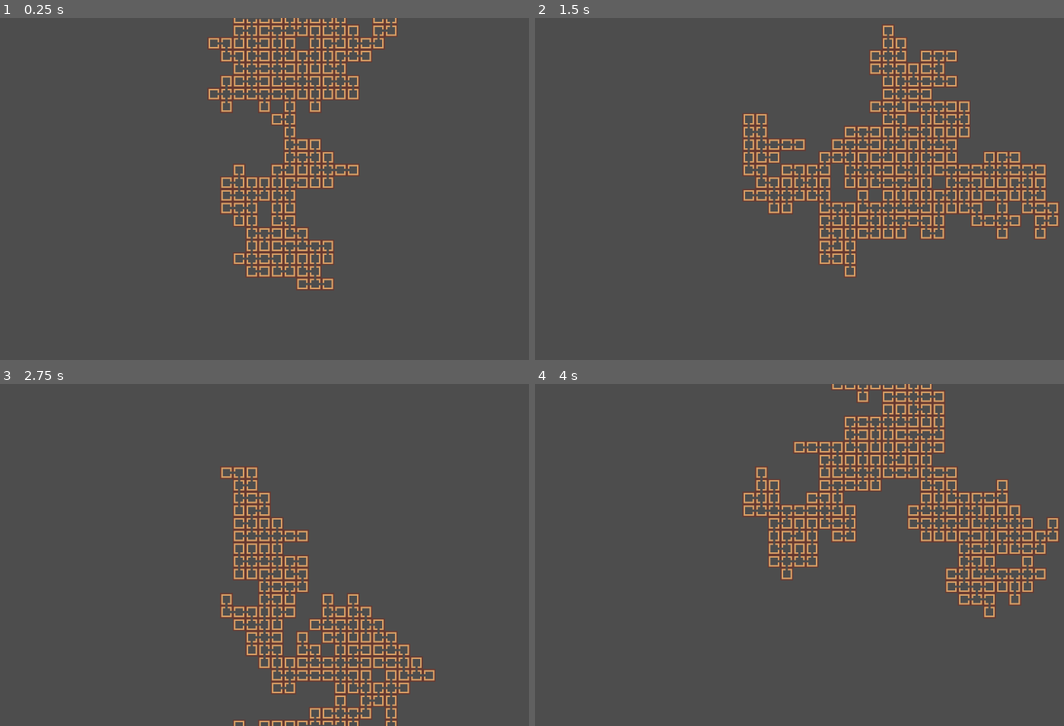
Above: before the commit, frames 1-4 (two rows, left to right).
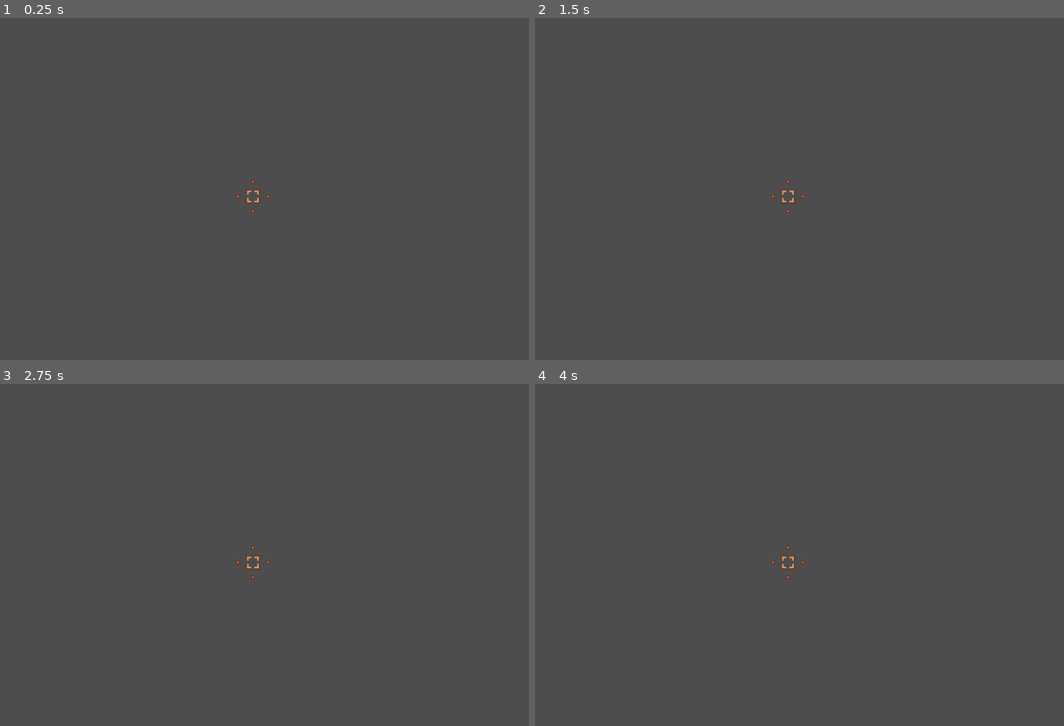
Above: after the commit, the same moments.

Repository: TreacherousDev/Treacherous
Game: Godot game, scene res://main/map_generator/map_generator.tscn
The game is run twice, just before and just after one commit, with the same random seed, the same clock (stepped at 60 frames per second) and the same inputs.
Inputs (mouse positions are in pixels of both pictures, inside the frame that each line leads up to):
- Up to frame 1 (0.25 s): no input
- Up to frame 2 (1.5 s): tap Enter (ui_accept) at 0.5, 0.6, 0.77, 1.07, 1.35 s; move the mouse to (915, 171) at 0.52 s; hold Up (ui_up) 0.53-1.28 s; click (915, 171) at 0.67 s; move the mouse to (656, 206) at 1.27 s; click (656, 206) at 1.42 s
- Up to frame 3 (2.75 s): tap Enter (ui_accept) at 1.52, 1.82, 2.1 s; move the mouse to (306, 479) at 2.02 s; hold Up (ui_up) from 2.03 s (still down); click (306, 479) at 2.17 s
- Up to frame 4 (4 s): tap Enter (ui_accept) at 2.75, 2.85, 3.02, 3.32, 3.6, 3.77 s; move the mouse to (751, 623) at 2.77 s; click (751, 623) at 2.92 s; move the mouse to (963, 606) at 3.52 s; release Up (ui_up) at 3.53 s; click (963, 606) at 3.67 s

The runs differ from the first frame. In frame 1, 8.0% of the frame differs, in the area x 39-76%, y 0-80%; in frame 2, 11%, in the area x 39-99%, y 2-76%; in frame 3, 7.3%; in frame 4, 9.7%.

Commit message:
documentation update

Diff:
--- a/main/map_generator/map_generator.gd
+++ b/main/map_generator/map_generator.gd
@@ -1,69 +1,87 @@
 extends TileMap
 
-## test here2
-@export var max_tiles : int = 100
-const STARTING_ROOM_POSITION = Vector2i.ZERO
-const STARTING_ROOM_ID = 15
-var rng = RandomNumberGenerator.new()
-var cell_parent_position = {}
-var cell_parent_direction = {}
-var cell_depth = {}
-
-#arrays to manage cells that need to turn into rooms
-var active_cells = []
-var next_active_cells = []
-
-#counts the number of temporary nodes "dots" in the map which will be converted into rooms
-var tiles_expected_next_iteration = 0
-var tile_count = 0
+## for slowmo map generation
+var delay: float = 0.15
+
+## The number of rooms expected. This value will occasionally be off by 1 or 2 becausse a room can spawns 1 to 3 rooms.
+@export var map_size : int = 100
+
+## RNG reference used in all randomizing methods so maps can be replicated via seeding
+var rng := RandomNumberGenerator.new()
+
+## Key: cell positon
+## Value: cell position of parent cell
+var cell_parent_position := {}
+## Key: cell position
+## Value: cell direction of parent cell
+## up: 1, right: 2, down: 4, left: 8
+var cell_parent_direction := {}
+## Key: cell position
+## Value: cell depth, aka number of rooms to traverse before reaching the origin
+var cell_depth := {}
+
+## Arrays to manage cells that need to turn into rooms
+## The current active cells that the algorithm iterates through
+var active_cells := []
+## The next batch of active cells, that will be revalued to active cells after active cells is done iterating
+var next_active_cells := []
+
+## The number of temporary "dots" in the map which will be converted into rooms on the next iteration
+var rooms_expected_next_iteration: int = 0
+## The current number of rooms
+var current_map_size: int = 0
 
 func _ready():
 	randomize()
-	rng.set_seed(randi())
+	rng.set_seed(3)
 	start()
 
-#START METHOD
-#initialzes the algorithm from the origin
+
+func _process(_delta):
+	if Input.is_action_just_pressed("ui_accept"):
+		get_tree().reload_current_scene()
+	if Input.is_action_just_pressed("ui_up"):
+		run_algorithm()
+		print(map_size)
+		print(rng.seed)
+	if Input.is_key_pressed(KEY_ESCAPE):
+		get_tree().quit()
+
+## Path marker sprite
+@export var draw_path: Node2D
+#Draws a path from mouse click to origin
+#See draw_path.gd
+func _input(event):
+	if event is InputEventMouseButton:
+		if event.is_pressed():
+			var location = local_to_map(get_local_mouse_position())
+			draw_path.navigate_to_origin(location, cell_parent_position, tile_set.tile_size)
+
+
+################
+# START METHOD #
+################
+## Initialzes the algorithm from the origin
 func start():
-	var start_from = STARTING_ROOM_POSITION
-	var start_id = STARTING_ROOM_ID
+	var start_from = Vector2i.ZERO
+	var start_id = 15
 	set_cell(0, start_from, 0, Vector2i(start_id, 0))
 	cell_depth[start_from] = 0
 	mark_cells_to_fill_next(start_from)
 	active_cells.append(start_from)
-	run_algorithm()
-
-
-func _process(_delta):
-	if Input.is_action_just_pressed("ui_accept"):
-		get_tree().reload_current_scene()
-	if Input.is_action_just_pressed("ui_up"):
-		print(tile_count)
-		print(rng.seed)
-		print(closing_rooms.size())
-		print(expandable_closing_rooms.size())
-		print(expandable_closing_rooms_by_depth.size())
-
-#draws a path from mouse click to origin
-@export var draw_path: Node2D
-func _input(event):
-   # Mouse in viewport coordinates.
-	if event is InputEventMouseButton:
-		if event.is_pressed():
-			var location = local_to_map(get_local_mouse_position())
-			draw_path.navigate_to_origin(location, cell_parent_position, tile_set.tile_size)
-
-
+#	run_algorithm()
+
+
+## Tracker for how many times the run_algorithm() function executes
+var iterations: int = 0
+## The internal clock. It is how many times we run the algorithm on a single frame.
+## Higher means faster but more memory usage.
+@export var batch_size: int = 1
 
 #############
 # MAIN LOOP #
 #############
-
-var iterations = 0
-## This is the internal clock. It distributes the algorithm through multiple frames.
-## Without this, very large maps would cause stack overflow.
-## The number inputted is how many times we run the algorithm on a single frame. Higher means faster but more memory usage.
-@export var batch_size : int = 1
+## Recursively calls itself till the map size is achieved
 func run_algorithm():
 	iterations += 1
 	if iterations % batch_size == 0:
@@ -71,26 +89,29 @@
 
 	#randomize order so that one side doesnt have skewed chances of spawning rooms with more branches
 	active_cells = shuffle_array_with_seed(active_cells)
+
 	for cell in active_cells:
 		var cells_to_fill = get_cells_to_fill(cell)
 		cells_to_fill = shuffle_array_with_seed(cells_to_fill)
+
 		for cell_to_fill in cells_to_fill:
-
+			await get_tree().create_timer(delay).timeout
 			next_active_cells.append(cell_to_fill)
 			var room_selection = get_room_selection(cell_to_fill)
 			manipulate_map(cell_to_fill, room_selection)
 			spawn_room(cell_to_fill, room_selection)
 
-			tiles_expected_next_iteration -= 1
-			tile_count += 1
+			rooms_expected_next_iteration -= 1
+			current_map_size += 1
 
 	active_cells.clear()
 	active_cells = next_active_cells
 	next_active_cells = []
 
-	if tiles_expected_next_iteration != 0:
+	if rooms_expected_next_iteration != 0:
 		run_algorithm()
-	elif tile_count < max_tiles:
+	elif current_map_size < map_size:
+		await get_tree().create_timer(delay).timeout
 		expand_map()
 	else:
 		print("Map completed in ", iterations, " iterations and ", expand_count, " expansions")
@@ -115,28 +136,18 @@
 ##################
 
 #SPAWN ROOMS
-#pick a random available room if max tile threshold hasnt been met
-#spawn a closing rooms otherwise
-#
-#add closing rooom to expandable_closing_rooms so that it can be used as a reference
-#to expand the map, instead of traversing through every tile in the map which is way more costly
-#see expand_map()
+#pick a random available room from the selection
+#if selected room is a closing room, store it in a list, + more
 func spawn_room(cell_to_fill: Vector2i, room_selection: Array):
 	var select_random : int = rng.randi_range(0, room_selection.size() - 1)
 	var selected_room : int = room_selection[select_random]
 	var parent_direction : int = cell_parent_direction[cell_to_fill]
-	if tile_count + tiles_expected_next_iteration < max_tiles:
-		set_cell(0, cell_to_fill, 0, Vector2i(selected_room, 0))
-		if selected_room == parent_direction:
-			add_to_closing_rooms_and_check_expandability(cell_to_fill)
-	else:
-		set_cell(0, cell_to_fill, 0, Vector2i(parent_direction, 0))
+
+	set_cell(0, cell_to_fill, 0, Vector2i(selected_room, 0))
+	if selected_room == parent_direction:
 		add_to_closing_rooms_and_check_expandability(cell_to_fill)
 
 	mark_cells_to_fill_next(cell_to_fill)
-	#track max cell depth
-	if cell_depth[cell_to_fill] > max_cell_depth:
-		max_cell_depth = cell_depth[cell_to_fill]
 
 #GET WALL OPENINGS
 #input: position of cell
@@ -158,7 +169,6 @@
 #GET CELLS TO FILL
 #input: position of cell
 #output: list of cells to fill according to the cell's open branches, excluding the branch to parent
-#ex: (0,0) -> (0, 1), (1, 0), (-1, 0), (0, -1)
 func get_cells_to_fill(cell: Vector2i) -> Array:
 	var room_id: int = get_cell_atlas_coords(0, cell).x
 	var open_directions : Array = get_branch_directions_of_room(room_id)
@@ -187,7 +197,6 @@
 func get_branch_directions_of_room(number: int) -> Array:
 	var direction_numbers := [8, 4, 2, 1]
 	var result := []
-
 	for i in direction_numbers.size():
 		var direction_number = direction_numbers[i]
 		if number >= direction_number:
@@ -224,10 +233,8 @@
 #GET POWERSET
 #input set: possible elements (directions)
 #output set: all combinations of possible directions, including empty
-#
 #we include empty because we will append the parent direction to each element in this array
 #so each element will have the parent direction plus other possible combinations
-#
 #this is more efficient than appending the parent direction beforehand, getting the non-empty powerset,
 #and filtering out those that dont have the parent direction as an elelment
 func get_powerset(input_set: Array) -> Array:
@@ -243,7 +250,6 @@
 #GET POSSIBLE ROOMS
 #input set: possible combinations from powerset
 #output set: possible combinations with parent direction appended to each element
-#
 #by default, the parent direction will always not be included because get_wall_openings detects the direction as blocked
 #so we append the parent direction to each array in the array to get the possible spawnable rooms
 func get_possible_rooms(input_set: Array, number_to_append: int) -> Array:
@@ -263,7 +269,7 @@
 	var cells_to_fill_next = get_cells_to_fill(cell)
 	for cell_to_fill_next in cells_to_fill_next:
 		set_cell(0, cell_to_fill_next, 0, Vector2i.ZERO)
-		tiles_expected_next_iteration += 1
+		rooms_expected_next_iteration += 1
 		check_if_neighbor_is_expandable_closing_room(cell_to_fill_next)
 
 
@@ -276,14 +282,19 @@
 #MANIPULATE MAP
 #all methods to manipulate map structure goes here
 func manipulate_map(cell: Vector2i, room_selection: Array):
+	# DEFAULT: Closes the map if the map size is already achieved
 	var parent_direction: int = cell_parent_direction[cell]
-	#disable spawning closing rooms if there are few spawnable rooms on the next iteration
-#	if tiles_expected_next_iteration < 2:
-#		delete_room_from_pool(parent_direction, room_selection)
-	if tiles_expected_next_iteration > 4:
+	if current_map_size + rooms_expected_next_iteration >= map_size:
 		force_spawn_closing_room(parent_direction, room_selection)
-#	if cell.x > 3:
-#		force_spawn_closing_room(parent_direction)
+
+	####################
+	# EDITABLE PORTION #
+	####################
+
+	if rooms_expected_next_iteration > 1:
+		force_spawn_closing_room(parent_direction, room_selection)
+#		if tiles_expected_next_iteration < 2:
+#		delete_room_from_pool(parent_direction, room_selection#
 
 #ADD ROOM TO POOL
 #input: room added to pool and how many times to add
@@ -317,17 +328,31 @@
 # FUNCTIONS FOR HANDLING MAP EXPANSION #
 ########################################
 
+enum expand_modes {MAX, MIN, RANDOM, CUSTOM}
+## How map expansion is handled [br]
+## max: picks a room from the highest available depth [br]
+## min: picks a room from the lowest available depth  [br]
+## random: picks a room from a random available depth [br]
+## custom: picks a room from a custom available depth [br]
+@export var expand_mode := expand_modes.MAX
+
+## list of rooms with only 1 opening direction
+var closing_rooms := []
+## list of closing rooms with more than 2 empty von neumann neighbors
+## Key: cell position
+## Value: number of empty von neuman neighbors
+var expandable_closing_rooms := {}
+## list of expandable closing rooms by depth
+## Key: depth
+## Value: array of expandable closing room keys that belong to that depth
+var expandable_closing_rooms_by_depth := {}
+
+## Tracker for how many times map expansion is requested
+var expand_count: int = 0
+
 #EXPAND MAP
-#if map gets forced to close by circumstance but the cell count isnt achieved yet, run this algorithm
-#creates an open branch from the available expandable closing rooms
-#this might need to be refactored in the future
-enum expand_modes {MAX, MIN, RANDOM, CUSTOM}
-@export var expand_mode = expand_modes.MAX
-var max_cell_depth : int = 0
-var closing_rooms = []
-var expandable_closing_rooms = {}
-var expandable_closing_rooms_by_depth = {}
-var expand_count : int = 0
+#if map gets forced to close by chance or circumstance but the cell count isnt achieved yet, run this algorithm
+#creates an open branch from one of the available expandable closing rooms
 func expand_map():
 	expand_count += 1
 	var room_to_open := get_room_to_open()
@@ -344,27 +369,26 @@
 	var room_selection = get_room_selection(room_to_open)
 	delete_room_from_pool(parent_direction, room_selection)
 	spawn_room(room_to_open, room_selection)
+	await get_tree().create_timer(delay).timeout
 	run_algorithm()
 
 #GET ROOM TO OPEN
-#searches for expandable closing room according to mode
-#max: starts at max depth and searches down
-#min: starts at min depth and searches up
-#random: picks a random available expandable closing room
-#custom: starts from a declared cell depth, then searches up and down from there
+#Selects 1 room from the list of expandable closing rooms depending on the value of expand_mode
 func get_room_to_open() -> Vector2i:
 	var room_to_open := Vector2i.ZERO
-
-	#on very ultra rare cases (that are still technically possible), there wont be any expandable closing rooms
+	var available_depths = expandable_closing_rooms_by_depth.keys()
+	#on very ultra rare cases (that are still in theory possible), there wont be any expandable closing rooms
 	#so we return early and print an error after
-	if expandable_closing_rooms_by_depth.is_empty():
+	if available_depths.is_empty():
 		return Vector2i.ZERO
 
-	var available_depths = expandable_closing_rooms_by_depth.keys()
 	available_depths.sort()
-	var min_d = 0
-	var max_d = available_depths.size() - 1
-	var room_selection = []
+
+	var min_d: int = 0
+	var max_d: int = available_depths.size() - 1
+	var random_d: int = rng.randi_range(min_d, max_d)
+	var room_selection := []
+
 	match expand_mode:
 		expand_modes.MAX:
 			var from_max_depth: int = available_depths[max_d]
@@ -373,11 +397,12 @@
 			var from_min_depth: int = available_depths[min_d]
 			room_selection = expandable_closing_rooms_by_depth[from_min_depth]
 		expand_modes.RANDOM:
-			var from_random_depth : int = available_depths[rng.randi_range(min_d, max_d)]
+			var from_random_depth: int = available_depths[random_d]
 			room_selection = expandable_closing_rooms_by_depth[from_random_depth]
 		expand_modes.CUSTOM:
 			var from_custom_depth: int = available_depths[max_d * 0.6]
 			room_selection = expandable_closing_rooms_by_depth[from_custom_depth]
+
 	room_to_open = select_random_element(room_selection)
 	return room_to_open
 
@@ -411,9 +436,10 @@
 		else:
 			expandable_closing_rooms_by_depth[depth] = [room]
 
-#CLOSING ROOM OPEN DIRECTIONS
-#reuses wall_openings but takes the number of elements instead of its individual elements
-#adds it to dictionary if it has at least 2 open directions
+#ADD TO EXPANDABLE CLOSING ROOMS
+#adds it to epxnandable closing rooms and expandable closing rooms by depth
+#if it has at least 2 open directions
+#for depth, creates a new entry if none is avaliable, otherwise append entry to existing array
 func add_to_expandable_closing_rooms(room):
 	var open_directions = get_wall_openings(room).size()
 	if open_directions >= 2:
@@ -436,8 +462,8 @@
 
 #UPDATE NEIGHBOR CLOSING ROOM
 #subtracts 1 from the value of the current expandable closing room
-#this is done because the expandable closing room has just found itself a new neighbor which occupies one of its expandable directions.
-#checks if the expandable closing room has less than 2 openings left after updating, and removes it from the list if true
+#this is done because it just found itself a new neighbor which occupies one of its expandable directions.
+#checks if it has less than 2 openings left after updating, and removes it from the list if true
 #this is a very cheap way to update the available open directions of every expandable closing room as we only update those
 #that are direct neighbors of recently to-be-added rooms
 func update_neighbor_closing_room(neighbor):
--- a/main/map_generator/map_generator.tscn
+++ b/main/map_generator/map_generator.tscn
@@ -10,13 +10,12 @@
 cell_quadrant_size = 80
 format = 2
 script = ExtResource("2_uhxcg")
-max_tiles = 200
 draw_path = NodePath("DrawPath")
 batch_size = 10
 expand_mode = 3
 
 [node name="Camera2D" type="Camera2D" parent="."]
-zoom = Vector2(0.3, 0.3)
+zoom = Vector2(0.35, 0.35)
 
 [node name="DrawPath" type="Node2D" parent="."]
 script = ExtResource("3_lgdg0")
--- a/project.godot
+++ b/project.godot
@@ -15,6 +15,10 @@
 config/features=PackedStringArray("4.0", "Forward Plus")
 config/icon="res://main/icon.svg"
 
+[display]
+
+window/size/mode=3
+
 [rendering]
 
 renderer/rendering_method="mobile"
